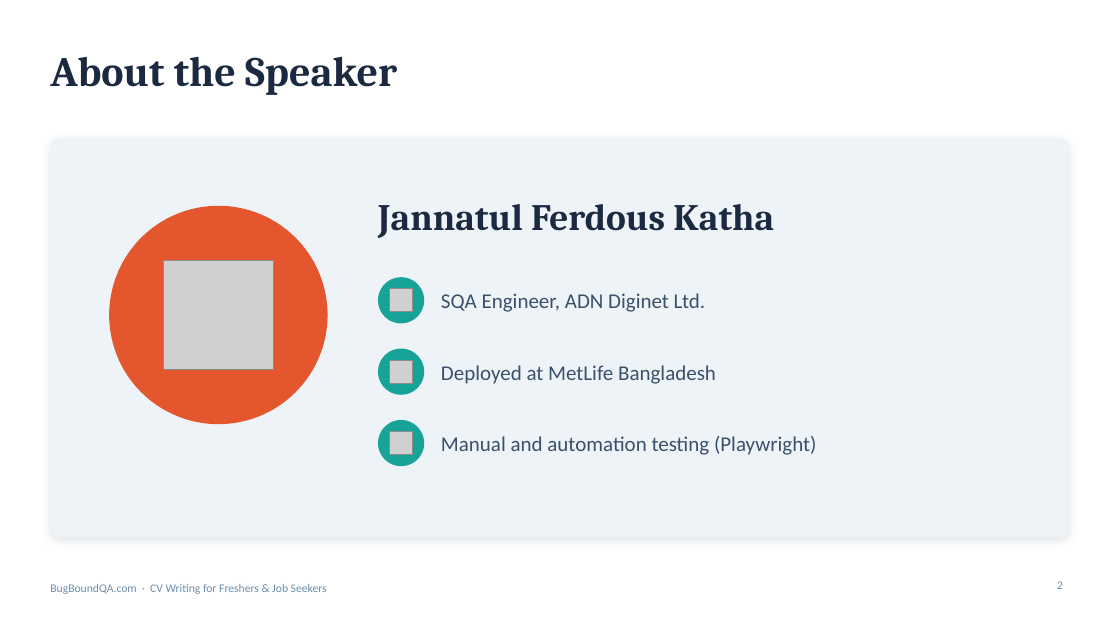
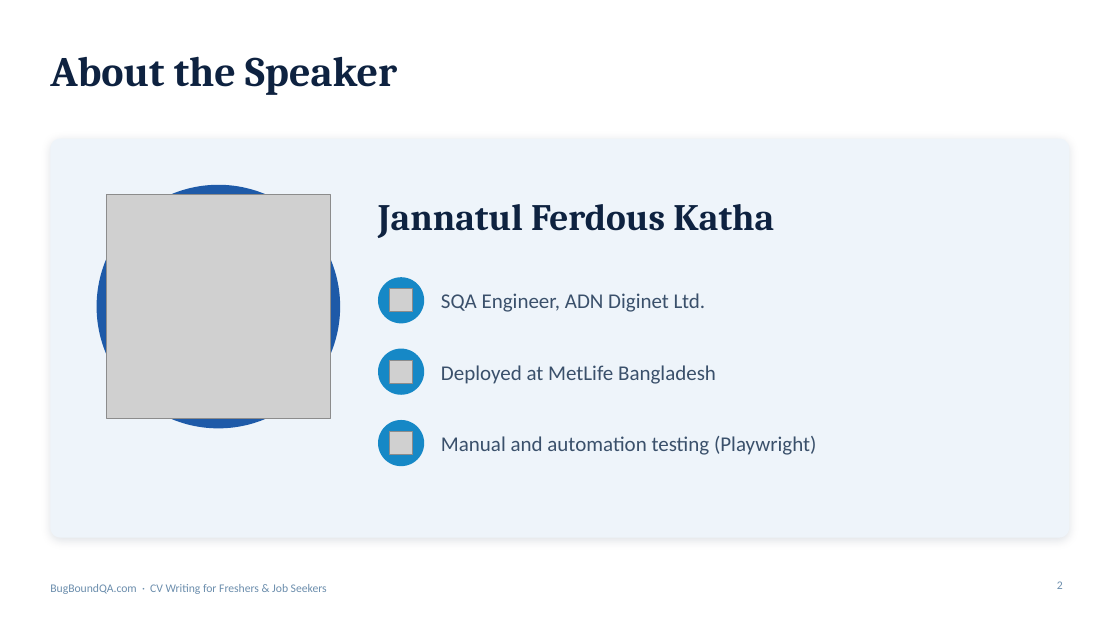
Before and after one commit to Katha-Sikdar/AutomationWithPlayWright, a slide deck: slide 2 of presentations/CV_Writing_for_Freshers_BugBoundQA.pptx. Drawn at 1120x630 pixels with LibreOffice and Linux fonts; fonts in the diff are those of the drawing; grey boxes stand for pictures; background and template pictures are left out. Boxes give left, top, right and bottom in pixels: in the first picture for what was removed or moved away, otherwise in the second. Text is boxed around its words. In the diff, an @@ line names an element or a change of style, - is before the commit and + after.

```diff
--- a/presentations/CV_Writing_for_Freshers_BugBoundQA.pptx
+++ b/presentations/CV_Writing_for_Freshers_BugBoundQA.pptx
@@ rounded rectangle at <box>50,139,1070,538</box>: fill #EEF3F7 to #EEF4FA; shadow changed @@
@@ ellipse: place and size @@
-ellipse at <box>109,206,328,424</box>
+ellipse at <box>97,185,340,429</box>
@@ ellipse at <box>97,185,340,429</box>: fill #E4572E to #1E5AA8 @@
@@ picture: place and size @@
-picture at <box>164,260,273,370</box>
+picture at <box>107,195,330,418</box>
@@ fill #17A398 to #1688C6 in 3 elements at <box>378,277,424,323</box>, <box>378,349,424,395</box>, <box>378,420,424,466</box> @@
```
Also in this commit, not shown: 18 other slides changed.
